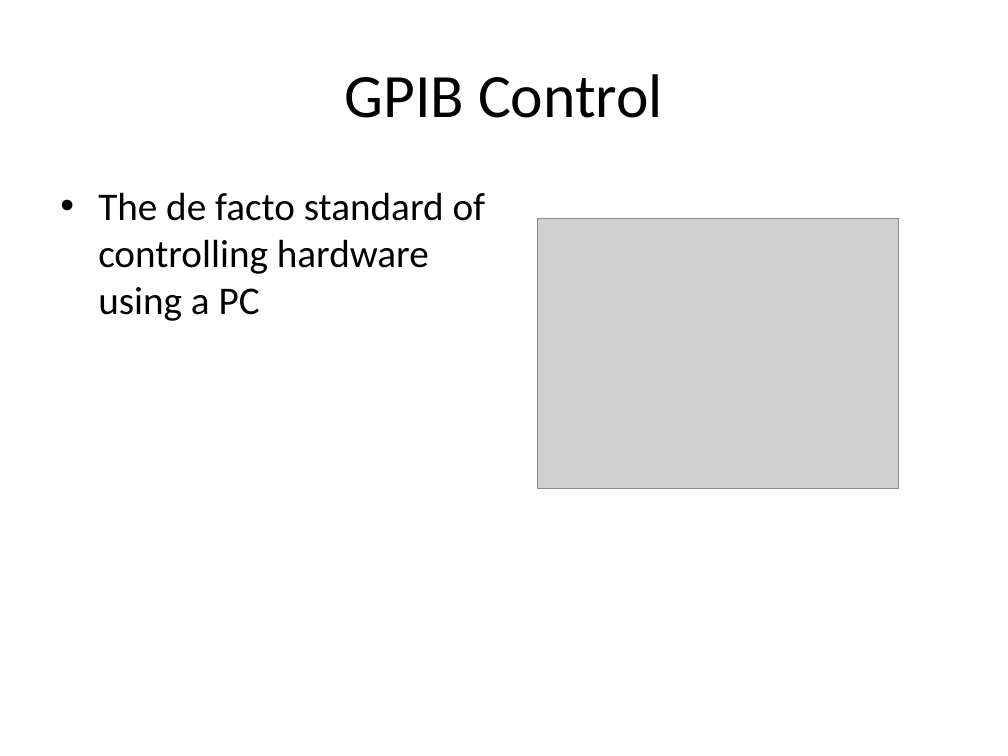
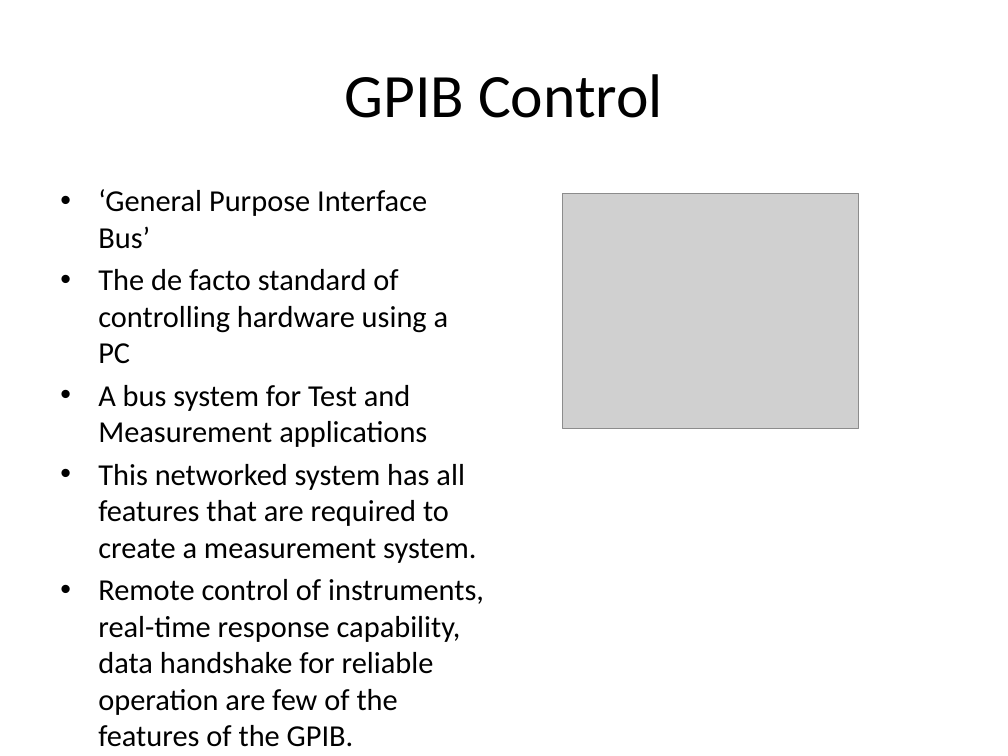
Before and after one commit to doctoboggan/DeathRay, a slide deck: slide 10 of manuals/desReview.pptx (slide 12 before the commit). Drawn at 1008x756 pixels with LibreOffice and Linux fonts; fonts in the diff are those of the drawing; grey boxes stand for pictures. Boxes give left, top, right and bottom in pixels: in the first picture for what was removed or moved away, otherwise in the second. Text is boxed around its words. In the diff, an @@ line names an element or a change of style, - is before the commit and + after.

```diff
--- a/manuals/desReview.pptx
+++ b/manuals/desReview.pptx
@@ text at [98, 189, 427, 249]: paragraph added @@
+• ‘General Purpose Interface Bus’
@@ picture at [563, 193, 859, 428]: rotation 0 to 90 degrees @@
@@ text at [98, 269, 449, 364]: size 28 to 21.7 pt in "The de facto standard of controlling hardware ..."; less space between paragraphs @@
@@ text at [98, 385, 484, 715]: paragraphs added @@
+• A bus system for Test and Measurement applications
+• This networked system has all features that are required to create a measurement system.
+• Remote control of instruments, real-time response capability, data handshake for reliable operation are few of the features of the GPIB.
```
Also in this commit, not shown: 10 other slides changed, 5 slides added, 2 slides removed.
